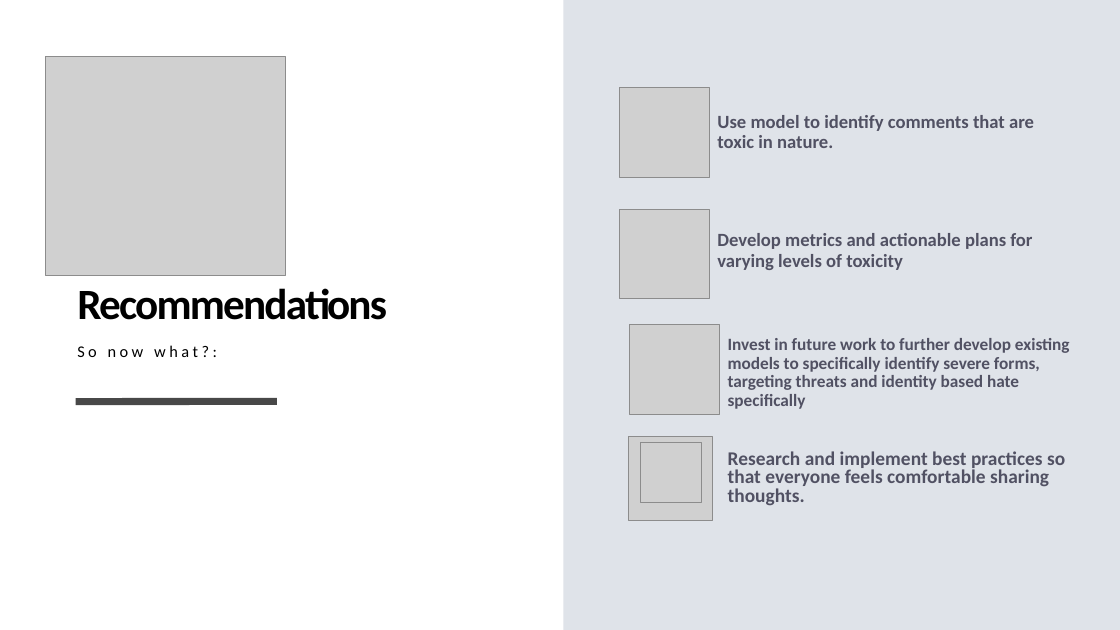
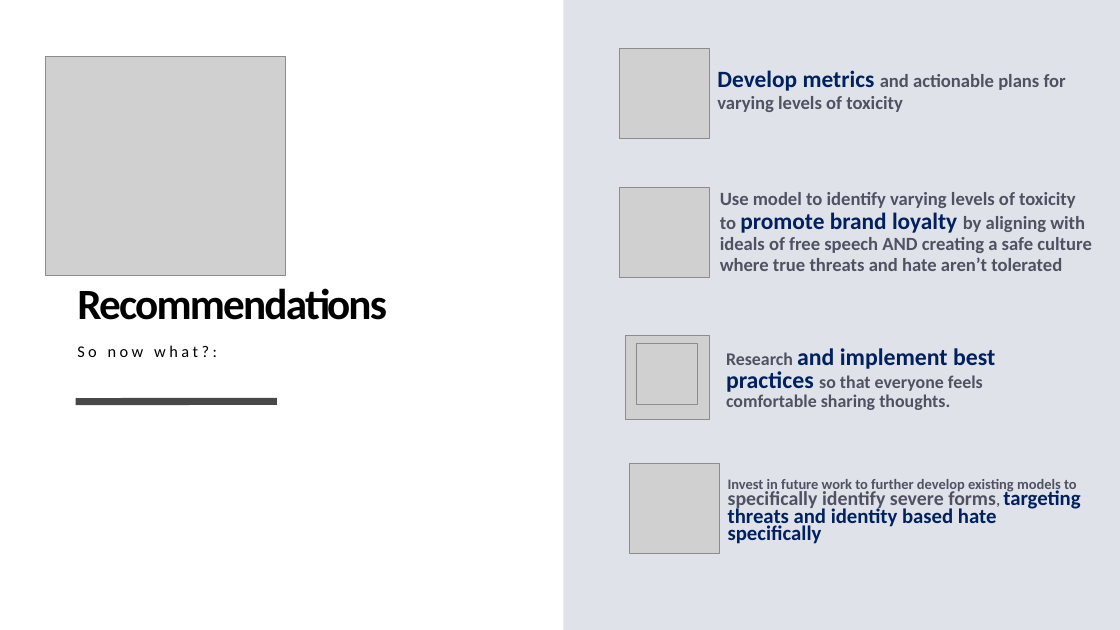
Before and after one commit to andiosika/NLP-to-identify-toxic-or-abusive-language-for-online-conversation-using-Keras-Deep-Learning-Models, a slide deck: slide 10 of NonToxic_Communication.pptx (slide 9 before the commit). Drawn at 1120x630 pixels with LibreOffice and Linux fonts; fonts in the diff are those of the drawing; grey boxes stand for pictures. Boxes give left, top, right and bottom in pixels: in the first picture for what was removed or moved away, otherwise in the second. Text is boxed around its words. In the diff, an @@ line names an element or a change of style, - is before the commit and + after.

```diff
--- a/NonToxic_Communication.pptx
+++ b/NonToxic_Communication.pptx
@@ picture: place and size @@
-picture at [620,209,709,298]
+picture at [620,49,709,138]
@@ text "Develop metrics and actionable plans ...": place and size @@
-text "Develop metrics and actionable plans ..." at [717,233,1032,270]
+text "Develop metrics and actionable plans ..." at [717,70,1066,112]
@@ text "Develop metrics and actionable plans ..." at [717,70,1066,112]: size 16 to 20 pt, text colour #515163 to #002060 in "Develop metrics" @@
@@ picture: place and size @@
-picture at [620,87,709,176]
+picture at [620,188,709,277]
@@ text at [720,192,1092,271]: text changed @@
-Use model to identify comments that are toxic in nature.
+Use model to identify varying levels of toxicity to promote brand loyalty by aligning with ideals of free speech AND creating a safe culture where true threats and hate aren’t tolerated
@@ picture: place and size @@
-picture at [629,436,713,520]
+picture at [625,336,709,420]
@@ picture: place and size @@
-picture at [641,442,702,502]
+picture at [637,344,697,404]
@@ text "Research and implement best practices ...": place and size @@
-text "Research and implement best practices ..." at [728,451,1065,505]
+text "Research and implement best practices ..." at [726,348,995,410]
@@ text "Research and implement best practices ..." at [726,348,995,410]: size 16.6 to 15.3 pt in "Research so that everyone feels comfortable sharing ..."; size 16.6 to 20.4 pt, text colour #515163 to #002060 in "and implement best practices" @@
@@ picture: place and size @@
-picture at [630,325,719,414]
+picture at [630,464,719,553]
@@ text "Invest in future work to ...": place and size @@
-text "Invest in future work to ..." at [728,338,1070,409]
+text "Invest in future work to ..." at [728,479,1080,544]
@@ text "Invest in future work to ..." at [728,479,1080,544]: size 14.8 to 12.4 pt in "Invest in future work to further develop ..."; size 14.8 to 17.1 pt in "specifically identify severe forms,"; size 14.8 to 17.8 pt, text colour #515163 to #002060 in "targeting threats and identity based hate specifically"; line spacing 0.9 to 0.7 @@
```
Also in this commit, not shown: 8 other slides changed, 8 other files.
